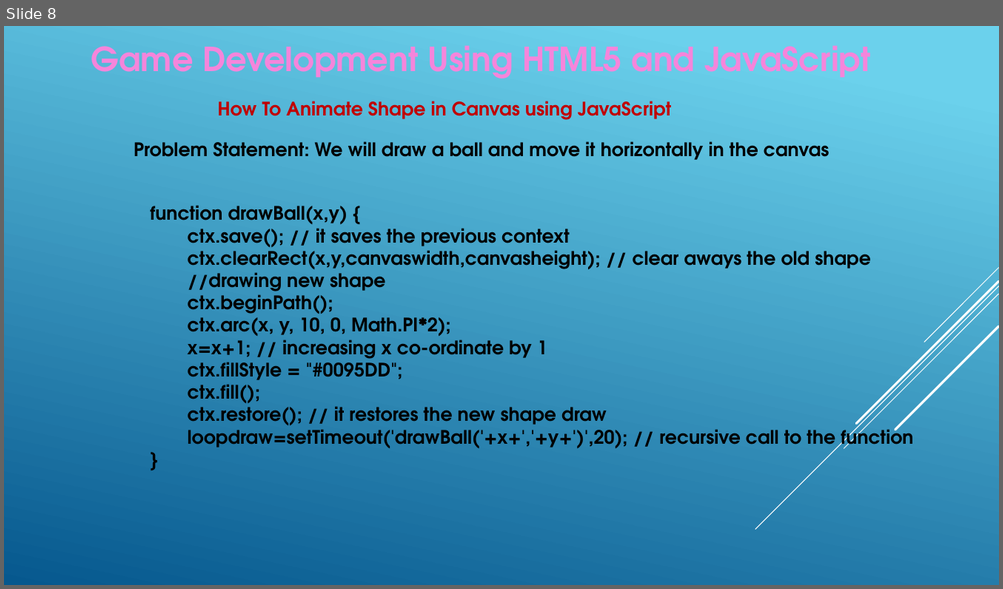
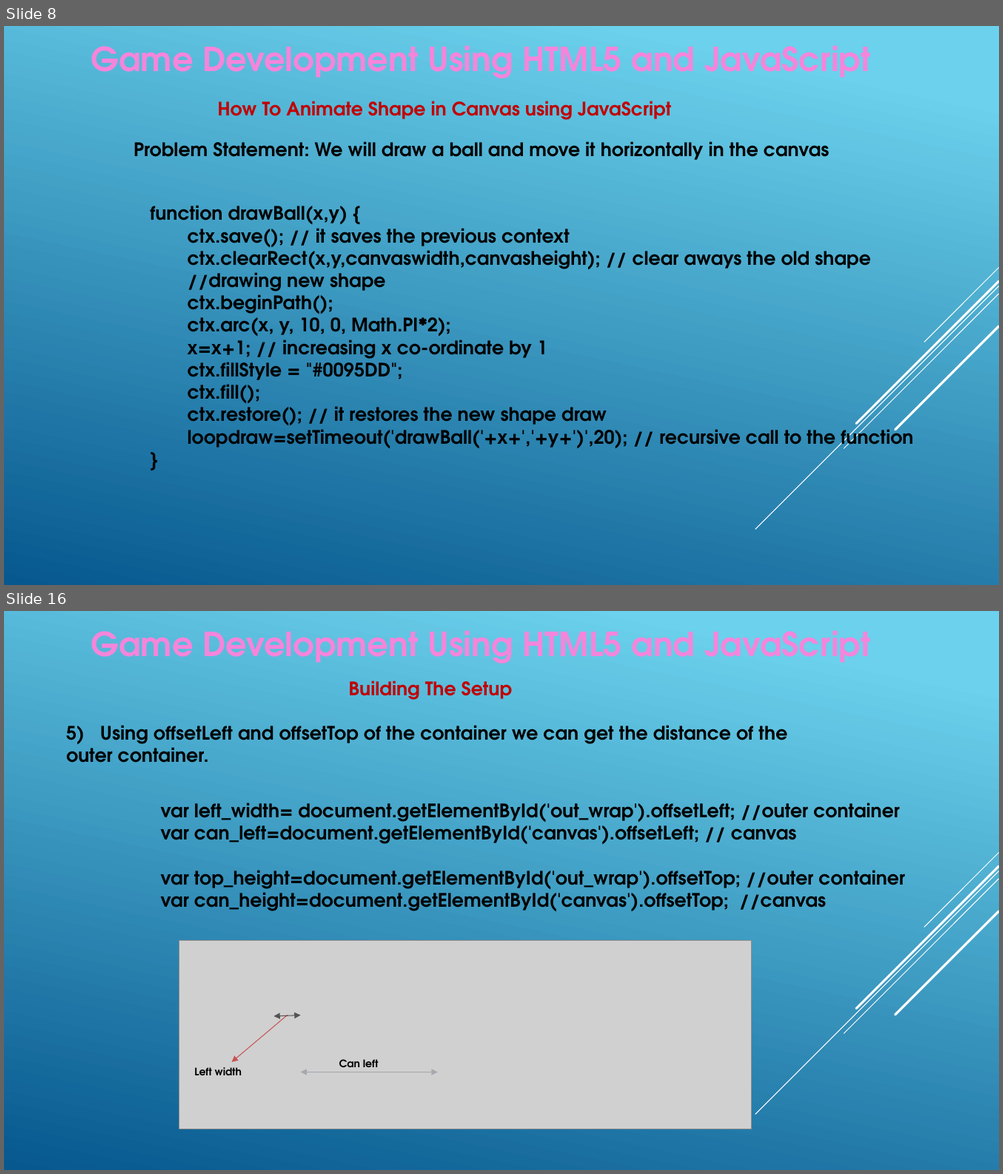
Before and after one commit to alok001/GameDevelopmentJS, a slide deck: GameDevelopment_Session.pptx. Shown one above the other, each under a label of ours: slide 8 before the commit, slides 8 and 16 after it; the slides between them are not shown. The pictures are 1003x589 and 1003x1174 pixels, drawn with LibreOffice and Linux fonts; fonts in the diff are those of the drawing; grey boxes stand for pictures. Boxes give left, top, right and bottom in pixels: in the first picture for what was removed or moved away, otherwise in the second. Text is boxed around its words. In the diff, an @@ line names an element or a change of style, - is before the commit and + after.

Commit message:
latest game is here

```diff
--- a/GameDevelopment_Session.pptx
+++ b/GameDevelopment_Session.pptx
@@ slide 16 added at bbox=[4, 611, 999, 1170], background gradient #6ED2EB to #06588E; not listed: 5 template elements that a slide beside it also shows @@
@@ text added at bbox=[91, 630, 871, 664], 32 pt, text #F585DB, bold @@
+Game Development Using HTML5 and JavaScript
@@ text added at bbox=[349, 681, 512, 700], 18 pt, text #C00000, bold @@
+Building The Setup
@@ text added at bbox=[66, 725, 787, 763], 18 pt, text #000000, bold @@
+5) Using offsetLeft and offsetTop of the container we can get the distance of the outer container.
@@ text added at bbox=[161, 803, 905, 911], 18 pt, text #000000, bold @@
+var left_width= document.getElementById('out_wrap').offsetLeft; //outer container
+var can_left=document.getElementById('canvas').offsetLeft; // canvas
+var top_height=document.getElementById('out_wrap').offsetTop; //outer container
+var can_height=document.getElementById('canvas').offsetTop; //canvas
@@ picture added at bbox=[179, 941, 751, 1130] @@
@@ arrow added from (287, 1015) to (232, 1062), #C00000 0.75 pt @@
@@ double arrow added from (274, 1017) to (300, 1015), #000000 0.75 pt @@
@@ text added at bbox=[194, 1068, 242, 1076], 10 pt, text #000000, bold @@
+Left width
@@ double arrow added from (300, 1073) to (438, 1073), #89919C 0.75 pt @@
@@ text added at bbox=[339, 1059, 378, 1073], 10 pt, text #000000, bold @@
+Can left
```
Also in this commit, not shown: 1 slide changed, 11 other slides added.
